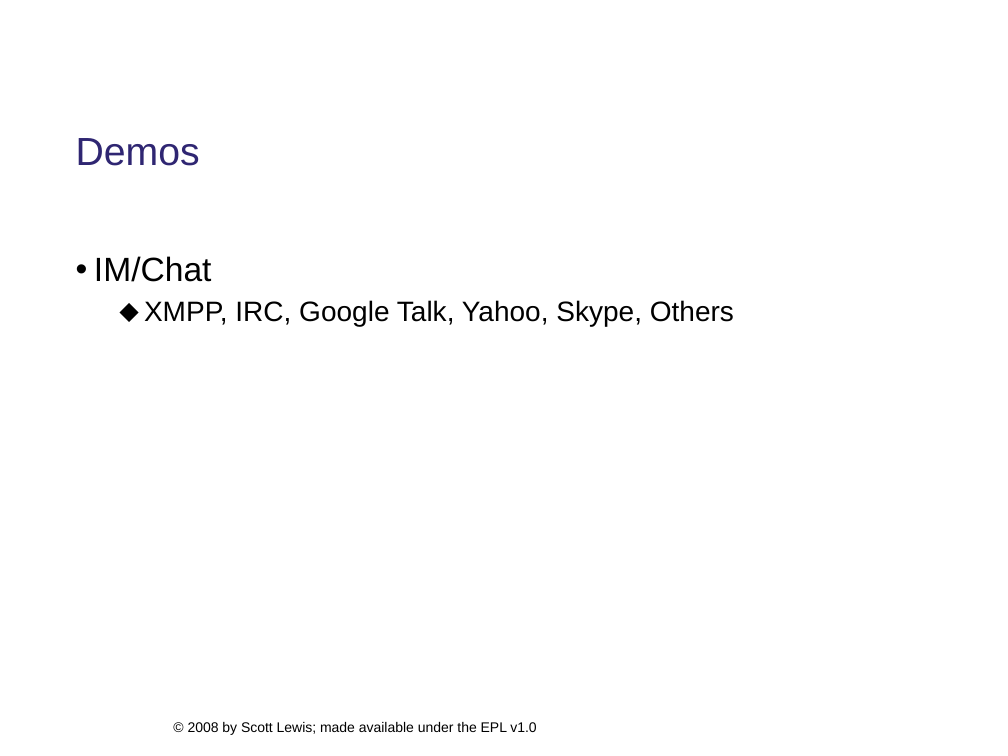
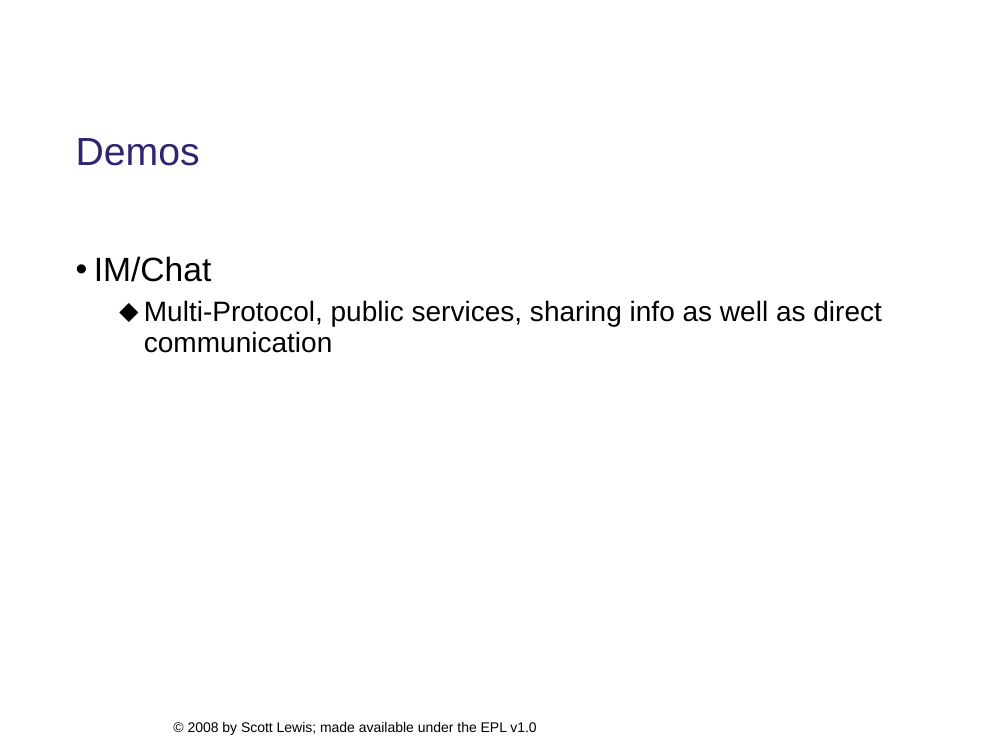
Before and after one commit to eclipse/ecf-website, a slide deck: slide 7 of presentations/eclipsecon2008/longtalk134/ecf_eclipsecon2008_134_DRAFT.ppt. Drawn at 1008x756 pixels with LibreOffice and Linux fonts; fonts in the diff are those of the drawing; background and template pictures are left out. Boxes give left, top, right and bottom in pixels: in the first picture for what was removed or moved away, otherwise in the second. Text is boxed around its words. In the diff, an @@ line names an element or a change of style, - is before the commit and + after.

```diff
--- a/presentations/eclipsecon2008/longtalk134/ecf_eclipsecon2008_134_DRAFT.ppt
+++ b/presentations/eclipsecon2008/longtalk134/ecf_eclipsecon2008_134_DRAFT.ppt
@@ text at <box>144,300,881,353</box>: text changed @@
-  ⬥ XMPP, IRC, Google Talk, Yahoo, Skype, Others
+  ⬥ Multi-Protocol, public services, sharing info as well as direct communication
```
Also in this commit, not shown: 13 other slides changed, 1 other file.
